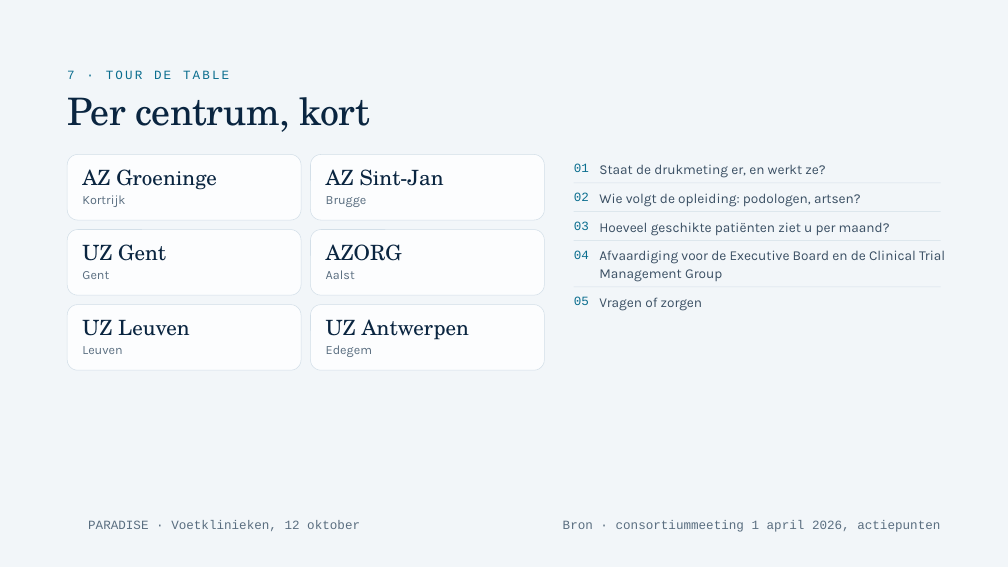
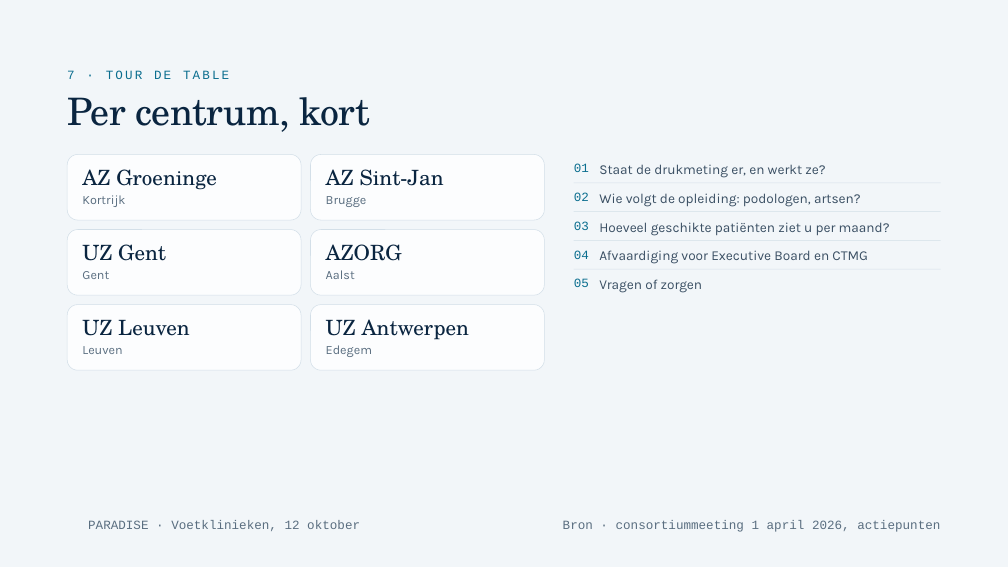
Before and after one commit to Dellfs/paradise-project, a slide deck: slide 23 of PARADISE_presentatie/webdecks/PARADISE_voetklinieken_12okt.pptx. Drawn at 1008x567 pixels with LibreOffice and Linux fonts; fonts in the diff are those of the drawing; background and template pictures are left out. Boxes give left, top, right and bottom in pixels: in the first picture for what was removed or moved away, otherwise in the second. Text is boxed around its words. In the diff, an @@ line names an element or a change of style, - is before the commit and + after.

```diff
--- a/PARADISE_presentatie/webdecks/PARADISE_voetklinieken_12okt.pptx
+++ b/PARADISE_presentatie/webdecks/PARADISE_voetklinieken_12okt.pptx
@@ 2 texts, 1 rectangle: place and size @@
-2 texts, 1 rectangle at [574,287,941,311]
+2 texts, 1 rectangle at [574,269,941,293]
@@ text at [599,250,868,264]: text changed @@
-Afvaardiging voor de Executive Board en de Clinical Trial Management Group
+Afvaardiging voor Executive Board en CTMG
```
Also in this commit, not shown: 17 other slides changed, 2 other files.
